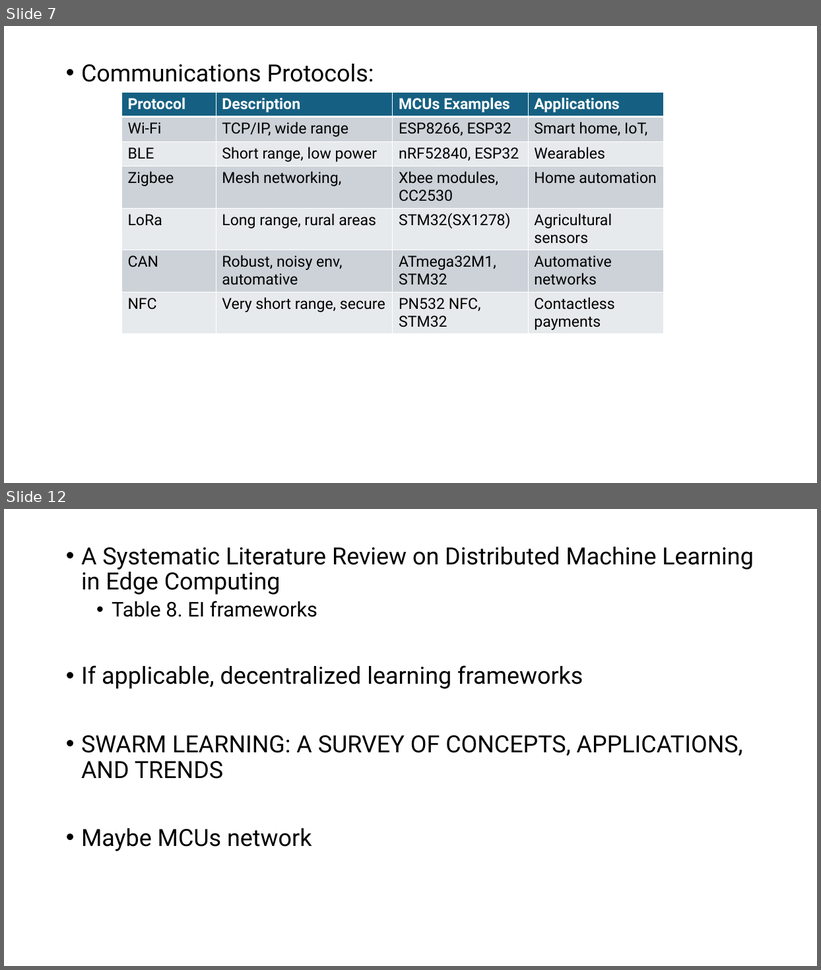
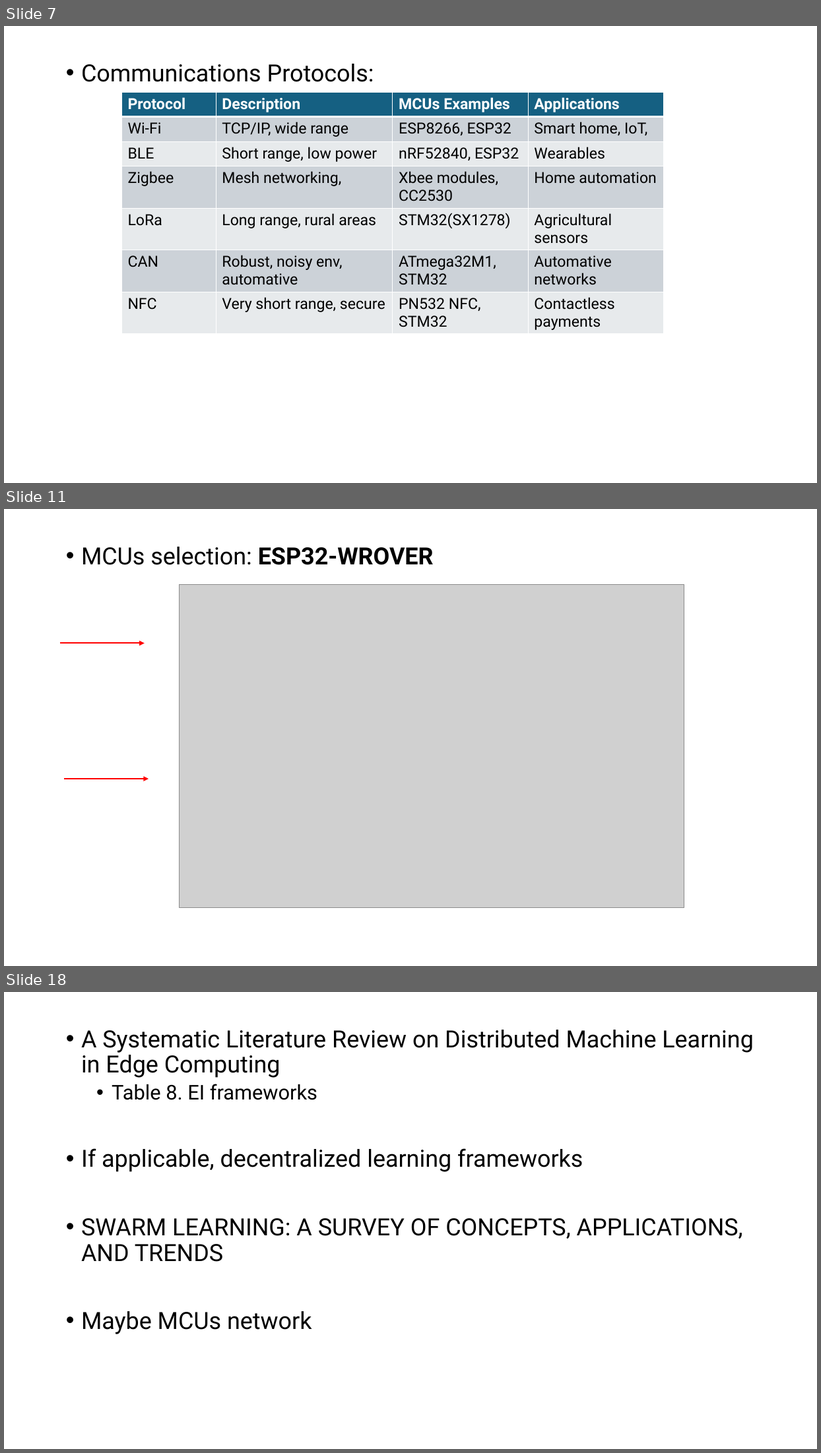
Before and after one commit to GXG-CS/on_device_learning, a slide deck: Swarm TinyML.pptx. Shown one above the other, each under a label of ours: slides 7 and 12 before the commit, slides 7, 11 and 18 after it; the slides between them are not shown. The pictures are 821x970 and 821x1453 pixels, drawn with LibreOffice and Linux fonts; fonts in the diff are those of the drawing; grey boxes stand for pictures. Boxes give left, top, right and bottom in pixels: in the first picture for what was removed or moved away, otherwise in the second. Text is boxed around its words. In the diff, an @@ line names an element or a change of style, - is before the commit and + after.

Commit message:
MCUs network architecture

```diff
--- a/Swarm TinyML.pptx
+++ b/Swarm TinyML.pptx
@@ slide 11 added at [4,509,817,966], background #FFFFFF @@
@@ text added at [81,547,434,565], 28 pt, text #000000 @@
+• MCUs selection: ESP32-WROVER
@@ picture added at [179,585,684,908] @@
@@ arrow added from (60, 643) to (145, 643), #FF0000 1.5 pt @@
@@ arrow added from (64, 779) to (149, 779), #FF0000 1.5 pt @@
@@ what was slide 12 is now slide 18 @@
```
Also in this commit, not shown: 10 other slides added.
